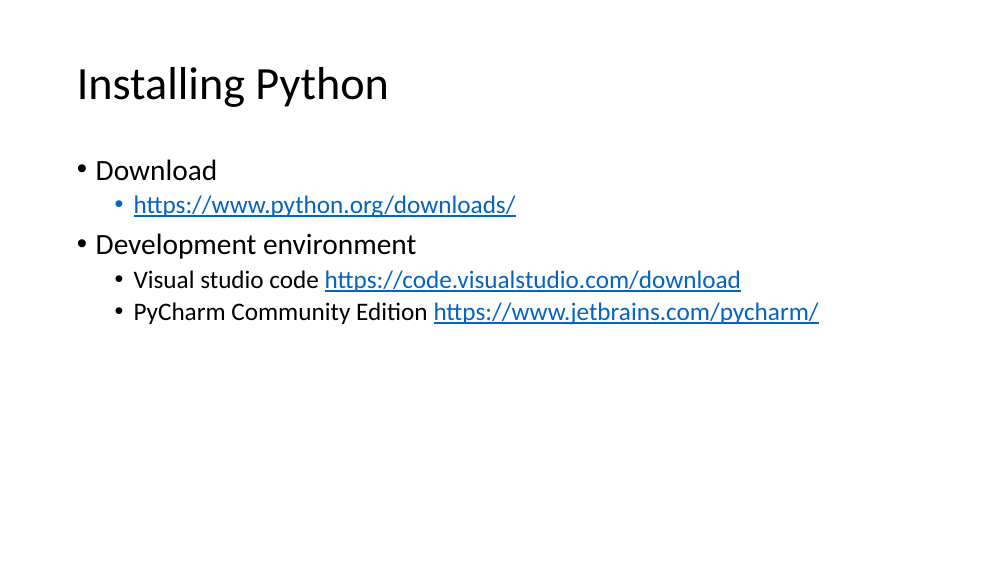
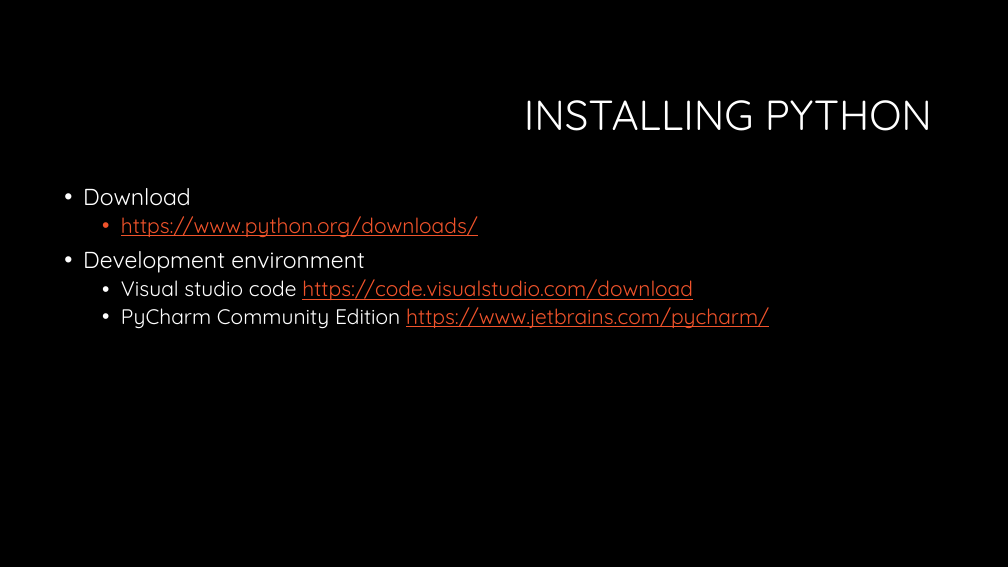
Before and after one commit to LuyangYin1/Python-for-everyone, a slide deck: slide 3 of Class-1/Python For Everyone.pptx. Drawn at 1008x567 pixels with LibreOffice and Linux fonts; fonts in the diff are those of the drawing; background and template pictures are left out. Boxes give left, top, right and bottom in pixels: in the first picture for what was removed or moved away, otherwise in the second. Text is boxed around its words. In the diff, an @@ line names an element or a change of style, - is before the commit and + after.

```diff
--- a/Class-1/Python For Everyone.pptx
+++ b/Class-1/Python For Everyone.pptx
@@ background #FFFFFF to #000000 @@
@@ title at <box>524,100,932,131</box>: text changed; size 44 to 40 pt; font Calibri to Quicksand; text colour #000000 to #FFFFFF @@
-Installing Python
+INSTALLING PYTHON
@@ text "Download": place and size @@
-text "Download" at <box>96,159,819,325</box>
+text "Download" at <box>83,188,769,329</box>
@@ text "Download" at <box>83,188,769,329</box>: size 28 to 22 pt in "Download", "Development environment"; font Calibri to Quicksand; text colour #000000 to #FFFFFF in "Download", "Development environment", "Visual studio code", "PyCharm Community Edition"; size 24 to 20 pt in "https://www.python.org/downloads/", "Visual studio code https://code.visualstudio.com/download", "PyCharm Community Edition https://www.jetbrains.com/pycharm/"; text colour #0563C1 to #F0532B in "https://www.python.org/downloads/", "https://code.visualstudio.com/download", "https://www.jetbrains.com/pycharm/" @@
```
Also in this commit, not shown: 15 other slides changed.
